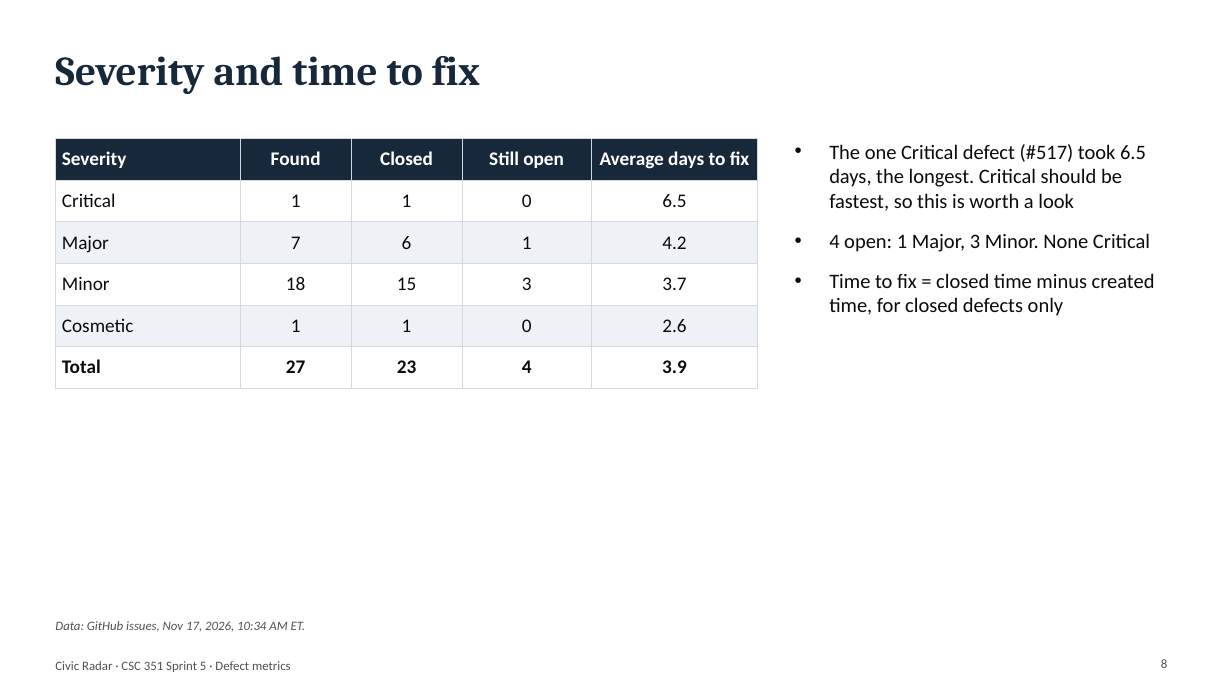
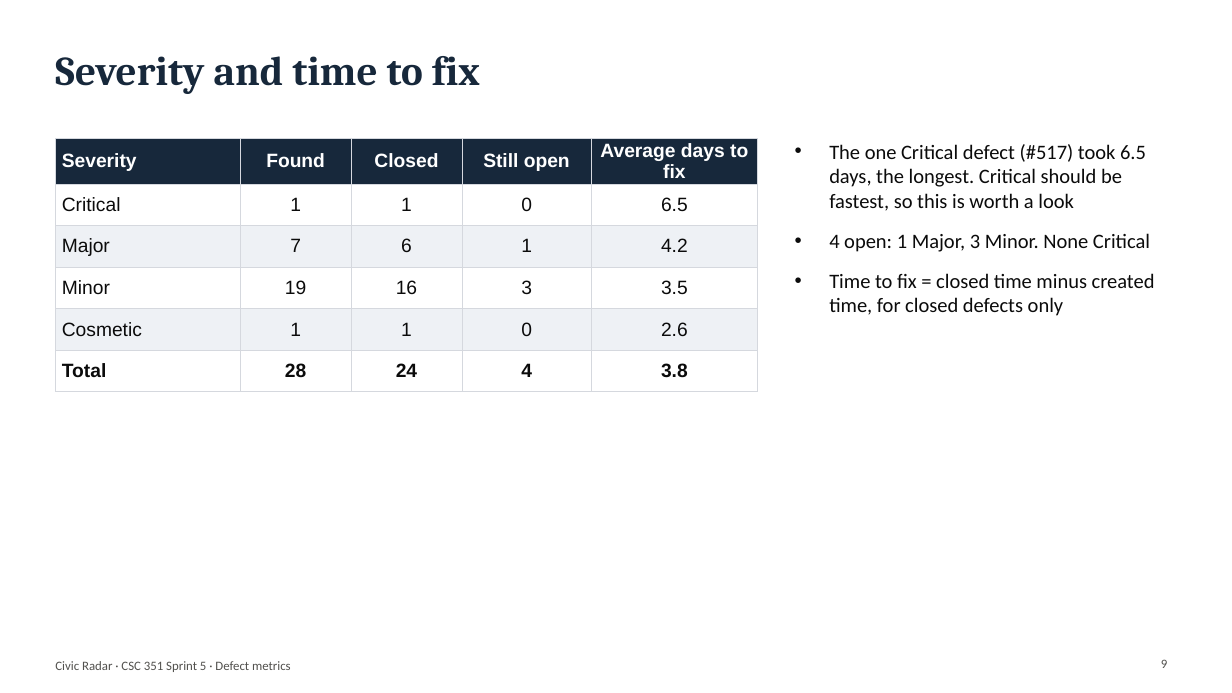
Before and after one commit to Civic-Radar/civicradar-project, a slide deck: slide 9 of Defect Metrics/Civic Radar Defect Metrics.pptx (slide 8 before the commit). Drawn at 1232x693 pixels with LibreOffice and Linux fonts; fonts in the diff are those of the drawing. Boxes give left, top, right and bottom in pixels: in the first picture for what was removed or moved away, otherwise in the second. Text is boxed around its words. In the diff, an @@ line names an element or a change of style, - is before the commit and + after.

```diff
--- a/Defect Metrics/Civic Radar Defect Metrics.pptx
+++ b/Defect Metrics/Civic Radar Defect Metrics.pptx
@@ table at [55,139,758,442] @@
-row 4: Minor | 18 | 15 | 3 | 3.7
+row 4: Minor | 19 | 16 | 3 | 3.5
-row 6: Total | 27 | 23 | 4 | 3.9
+row 6: Total | 28 | 24 | 4 | 3.8
@@ font Calibri to Arial in "Severity", "Found", "Closed", "Still open" and 20 more places @@
@@ borders changed @@
@@ text removed at [55,621,305,632] @@
-Data: GitHub issues, Nov 17, 2026, 10:34 AM ET.
```
Also in this commit, not shown: 7 other slides changed, 1 slide added, 5 other files.
